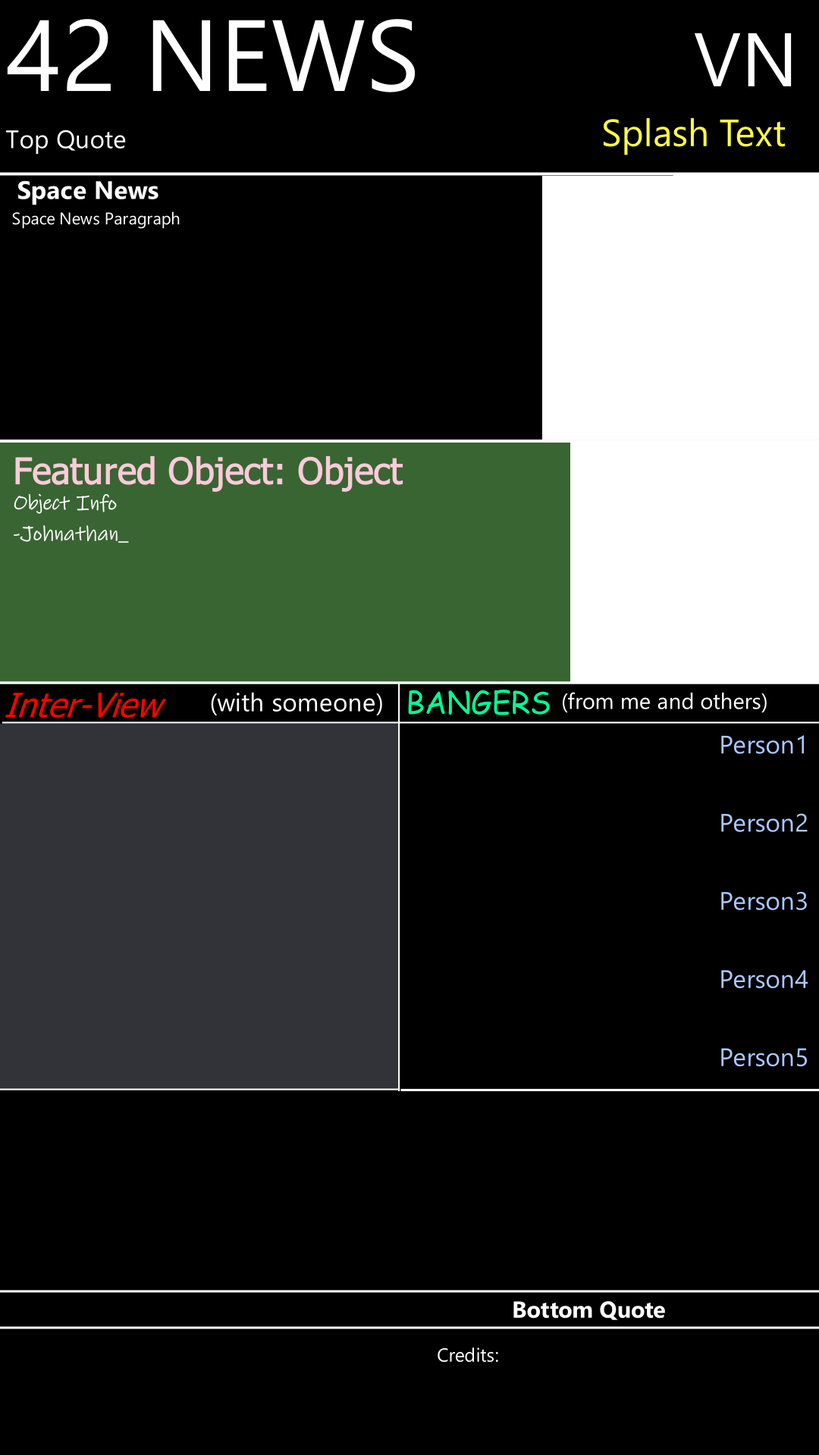
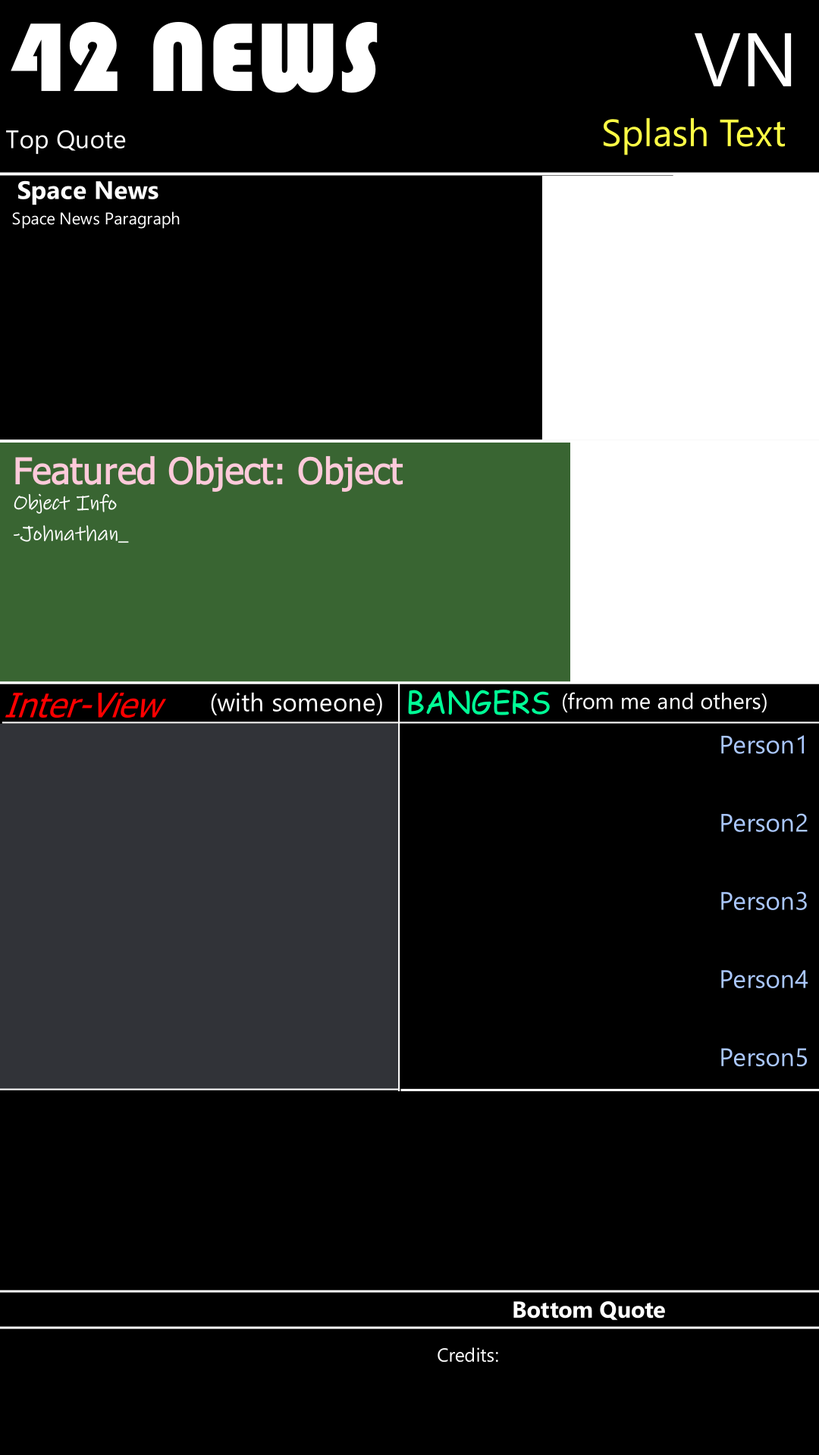
Two versions of the same layered image (819 × 1455). Layer-by-layer changes:
painted on "The Void" over [6, 18, 783, 94]
